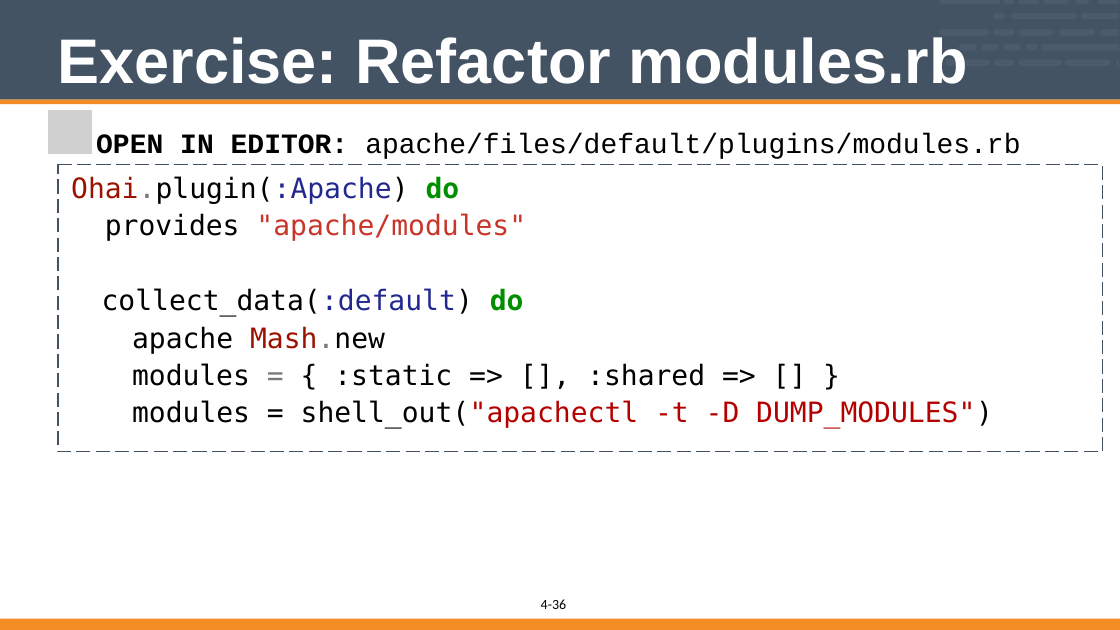
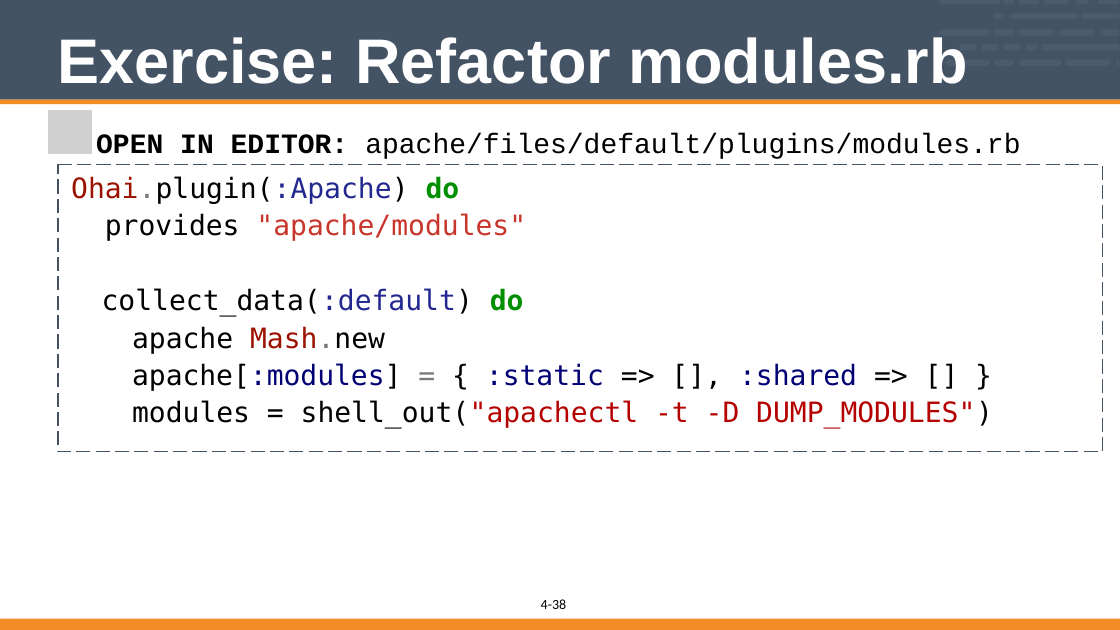
Before and after one commit to vinyar/chef-intermediate, a slide deck: slide 38 of Modules/04-writing_ohai_plugins.pptx (slide 36 before the commit). Drawn at 1120x630 pixels with LibreOffice and Linux fonts; fonts in the diff are those of the drawing; grey boxes stand for pictures. Boxes give left, top, right and bottom in pixels: in the first picture for what was removed or moved away, otherwise in the second. Text is boxed around its words. In the diff, an @@ line names an element or a change of style, - is before the commit and + after.

Commit message:
Fixes for Ohai (module 04)
* Fixed typo in the base server role specification of the chef-client::config recipe. The quote was in the wrong location
* Added a new slide that talks about what a Mash.
* Added a new slide to upload the web role
* Fixed the source in the refactored modules source on the first slide
* Fixed the source in the refactored modules source on the second slide

```diff
--- a/Modules/04-writing_ohai_plugins.pptx
+++ b/Modules/04-writing_ohai_plugins.pptx
@@ text in freeform shape at [132,363,857,391]: text changed; text colour #000000 to #000074 @@
-modules = { :static => [], :shared => [] }
+apache[:modules] = { :static => [], :shared => [] }
@@ page number at [552,599,566,609]: text changed @@
-36
+38
```
Also in this commit, not shown: 4 other slides changed, 2 slides added.
